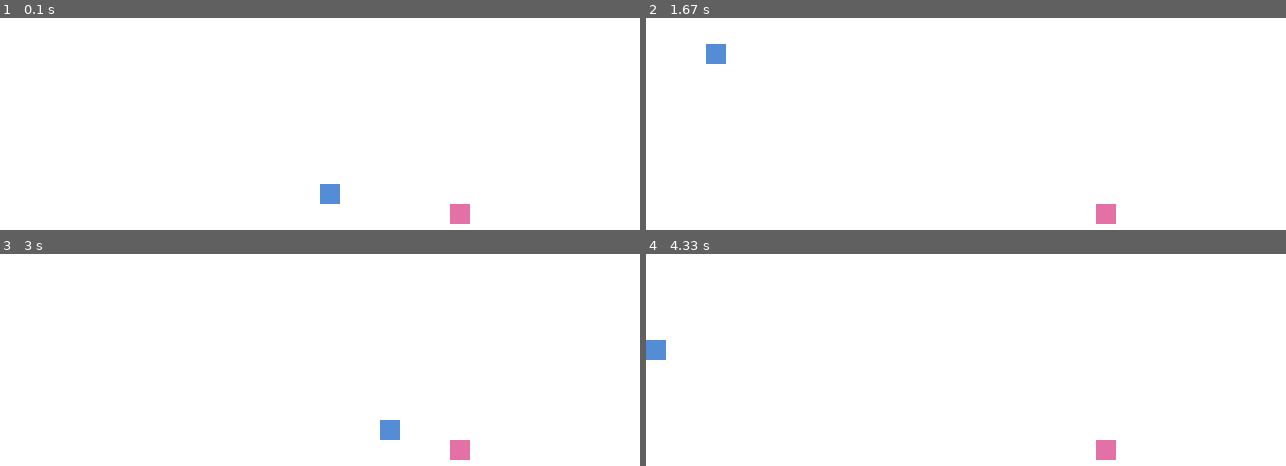
Above: before the commit, frames 1-4 (two rows, left to right).
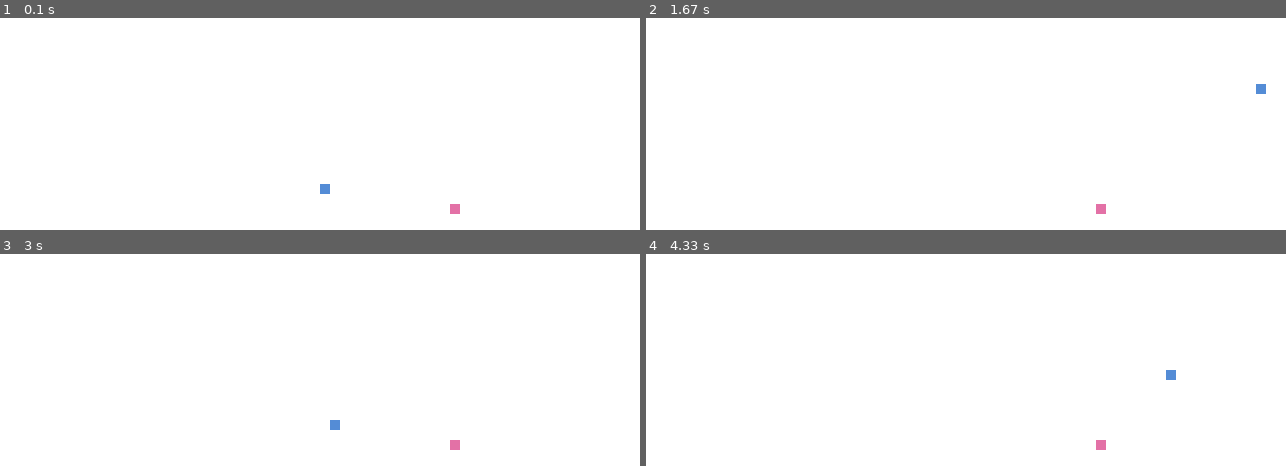
Above: after the commit, the same moments.

Repository: 100ballovby/8A_lessons_2122
Game: pygame game, started from 15_lesson_3101/01_collision.py
The game is run twice, just before and just after one commit, with the same random seed, the same clock (stepped at 60 frames per second) and the same inputs.
Inputs:
- Up to frame 1 (0.1 s): no input
- Up to frame 2 (1.67 s): hold Right 0.33-0.8 s; hold Up 0.83-1.13 s; hold Right 1.17-1.63 s
- Up to frame 3 (3 s): hold Left 1.67-2.2 s; hold Down 2.23-2.53 s; hold Left 2.57-2.97 s
- Up to frame 4 (4.33 s): hold Up 3-3.37 s; hold Right 3.4-4.03 s; hold Down from 4.07 s (still down)

The runs differ from the first frame. In frame 1, 0.4% of the frame differs, in the area x 50-74%, y 78-98%; in frame 2, 0.6%, in the area x 9-97%, y 12-98%; in frame 3, 0.6%; in frame 4, 0.6%.

Commit message:
Adding hitbox 🧠

Diff:
--- a/15_lesson_3101/01_collision.py
+++ b/15_lesson_3101/01_collision.py
@@ -13,8 +13,8 @@
 y1 = H // 2  # начальные координаты появления объекта на экране
 x1_change = 0  # смена положения объекта на экране
 y1_change = 0  # смена положения объекта на экране
-block = 20
-speed = 20
+block = 10
+speed = 30
 
 # неигровой персонаж
 enemy_x = round(randrange(0, W - block) / 10) * 10
@@ -50,7 +50,8 @@
     pg.display.update()
 
     if x1 == enemy_x and y1 == enemy_y:
-        print('HIT!')
+        enemy_x = round(randrange(0, W - block) / 10) * 10
+        enemy_y = round(randrange(0, H - block) / 10) * 10
 
     x1 += x1_change
     y1 += y1_change
